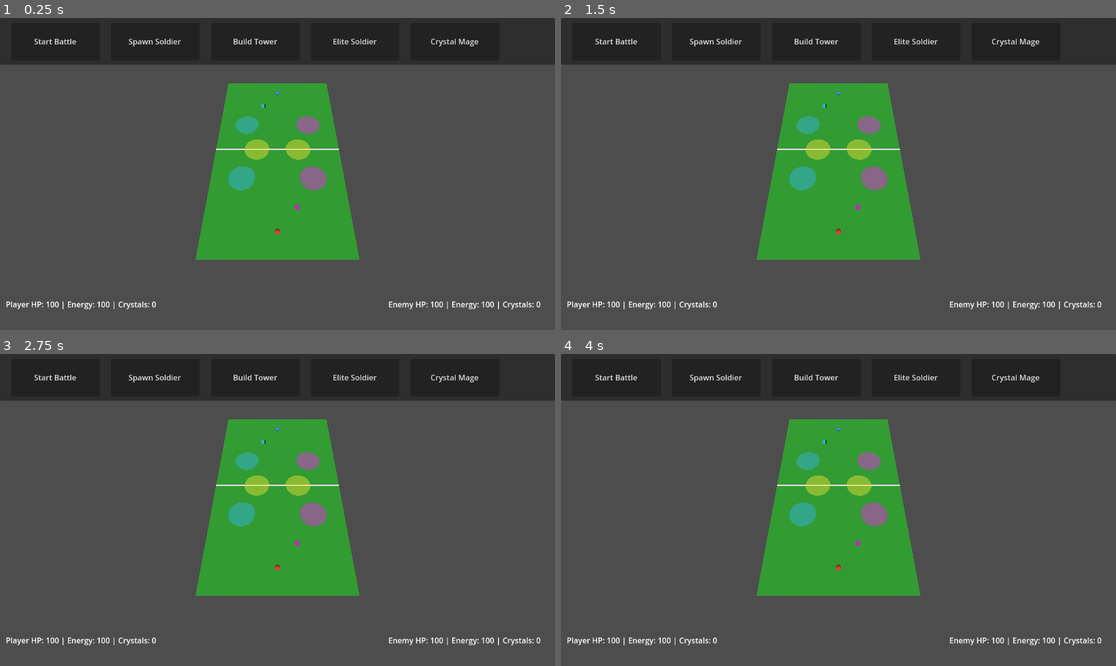
Above: before the commit, frames 1-4 (two rows, left to right).
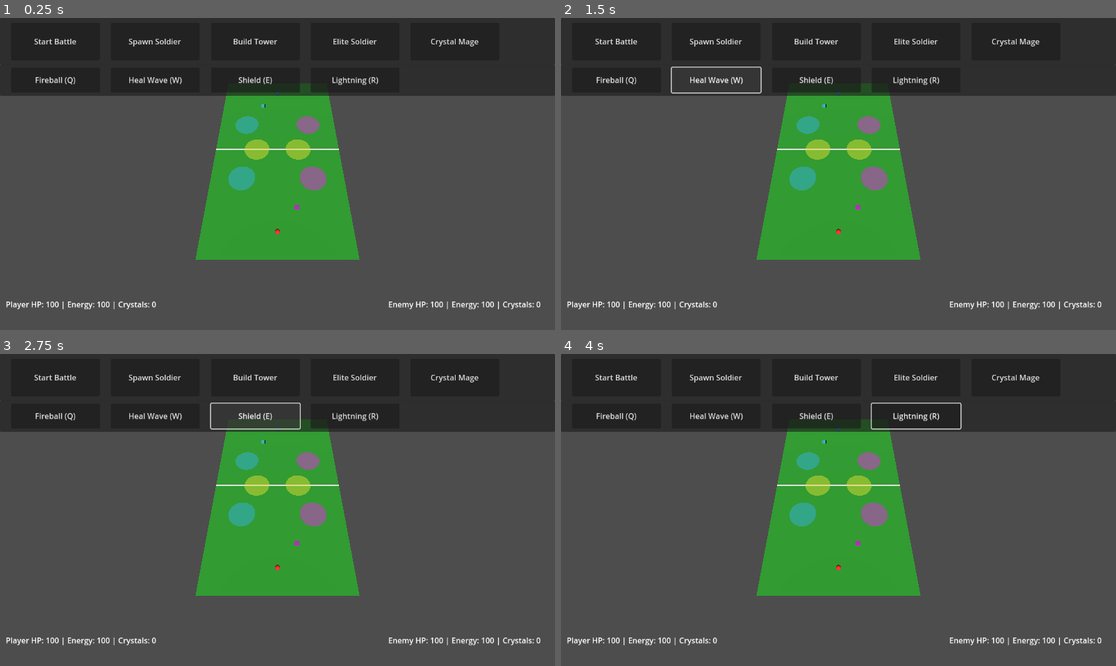
Above: after the commit, the same moments.

Repository: Incube700/Terrion
Game: Godot game, scene res://scenes/Battle.tscn
The game is run twice, just before and just after one commit, with the same random seed, the same clock (stepped at 60 frames per second) and the same inputs.
Inputs (mouse positions are in pixels of both pictures, inside the frame that each line leads up to):
- Up to frame 1 (0.25 s): no input
- Up to frame 2 (1.5 s): click (616, 80) at 0.5 s, where only the run after the commit has a clickable "Fireball (Q)"; click (716, 80) at 1.25 s, where only the run after the commit has a clickable "Heal Wave (W)"
- Up to frame 3 (2.75 s): click (255, 416) at 2 s, where only the run after the commit has a clickable "Shield (E)"
- Up to frame 4 (4 s): click (916, 416) at 2.75 s, where only the run after the commit has a clickable "Lightning (R)"; click "Start Battle" at 3.5 s

The runs differ from the first frame. In frame 1, 9.7% of the frame differs, in the area x 0-100%, y 15-25%; in frame 2, 8.5%; in frame 3, 8.9%; in frame 4, 9.7%.

Commit message:
✨ Добавлена система магических способностей!
🔮 Новые возможности:
- 5 уникальных способностей: Fireball, Heal Wave, Shield Barrier, Lightning Storm, Teleport Strike
- Кнопки в UI для быстрого использования способностей
- Горячие клавиши Q/W/E/R для способностей
- Правый клик мыши для Fireball
- Визуальные эффекты для всех способностей

🤖 Умный AI:
- AI анализирует ситуацию и использует способности
- Различные стратегии использования (атака/защита/поддержка)
- Адаптивное поведение в зависимости от сложности
- Умное позиционирование способностей

⚡ Механики:
- Система кулдаунов для способностей
- Стоимость в энергии и кристаллах
- АОЕ урон и лечение
- Временные эффекты (молниевая буря, щиты)

🎮 Геймплей:
- Правый клик для Fireball
- Q - Fireball, W - Heal Wave, E - Shield, R - Lightning
- Тактическое планирование ресурсов

Diff:
--- a/scenes/Battle.tscn
+++ b/scenes/Battle.tscn
@@ -4,7 +4,7 @@
 [ext_resource type="PackedScene" uid="uid://dtc7liy2o51dv" path="res://scenes/BattleUI.tscn" id="2"]
 
 [sub_resource type="NavigationMesh" id="NavigationMesh_1"]
-vertices = PackedFloat32Array(-15, 0.5, -25, 15, 0.5, -25, 15, 0.5, 25, -15, 0.5, 25)
+vertices = PackedVector3Array(0, 0, 0, 0, 0, 0, 0, 0, 0, 0, 0, 0, 0, 0, 0, 0, 0, 0, 0, 0, 0, 0, 0, 0, 0, 0, 0, 0, 0, 0, 0, 0, 0, 0, 0, 0)
 polygons = [PackedInt32Array(0, 1, 2, 3)]
 
 [sub_resource type="PlaneMesh" id="PlaneMesh_1"]
--- a/scenes/BattleUI.tscn
+++ b/scenes/BattleUI.tscn
@@ -71,3 +71,42 @@
 anchors_preset = 15
 anchor_top = 0.0
 grow_vertical = 2
+
+[node name="AbilityPanel" type="Panel" parent="."]
+anchors_preset = -1
+anchor_left = 0.0
+anchor_top = 0.15
+anchor_right = 1.0
+anchor_bottom = 0.25
+
+[node name="FireballButton" type="Button" parent="AbilityPanel"]
+layout_mode = 0
+anchor_left = 0.02
+anchor_top = 0.1
+anchor_right = 0.18
+anchor_bottom = 0.9
+text = "Fireball (Q)"
+
+[node name="HealButton" type="Button" parent="AbilityPanel"]
+layout_mode = 0
+anchor_left = 0.2
+anchor_top = 0.1
+anchor_right = 0.36
+anchor_bottom = 0.9
+text = "Heal Wave (W)"
+
+[node name="ShieldButton" type="Button" parent="AbilityPanel"]
+layout_mode = 0
+anchor_left = 0.38
+anchor_top = 0.1
+anchor_right = 0.54
+anchor_bottom = 0.9
+text = "Shield (E)"
+
+[node name="LightningButton" type="Button" parent="AbilityPanel"]
+layout_mode = 0
+anchor_left = 0.56
+anchor_top = 0.1
+anchor_right = 0.72
+anchor_bottom = 0.9
+text = "Lightning (R)"
--- /dev/null
+++ b/scripts/AbilitySystem.gd
@@ -0,0 +1,320 @@
+extends Node
+class_name AbilitySystem
+
+# Система специальных способностей - магические заклинания и тактические умения
+
+signal ability_used(ability_name, position, caster_team)
+signal ability_cooldown_finished(ability_name)
+
+var battle_manager = null
+var active_abilities: Dictionary = {}
+var ability_cooldowns: Dictionary = {}
+
+# Типы способностей
+enum AbilityType {
+	OFFENSIVE,    # Атакующие способности
+	DEFENSIVE,    # Защитные способности
+	SUPPORT,      # Поддерживающие способности
+	UTILITY       # Утилитарные способности
+}
+
+# Данные способностей
+var abilities_data = {
+	"fireball": {
+		"name": "Fireball",
+		"type": AbilityType.OFFENSIVE,
+		"energy_cost": 40,
+		"crystal_cost": 15,
+		"cooldown": 8.0,
+		"damage": 80,
+		"radius": 4.0,
+		"description": "Огненный шар наносит урон по площади"
+	},
+	"heal_wave": {
+		"name": "Healing Wave",
+		"type": AbilityType.SUPPORT,
+		"energy_cost": 30,
+		"crystal_cost": 10,
+		"cooldown": 12.0,
+		"heal_amount": 60,
+		"radius": 5.0,
+		"description": "Лечит дружественные юниты в радиусе"
+	},
+	"shield_barrier": {
+		"name": "Shield Barrier",
+		"type": AbilityType.DEFENSIVE,
+		"energy_cost": 50,
+		"crystal_cost": 20,
+		"cooldown": 15.0,
+		"duration": 10.0,
+		"shield_amount": 100,
+		"radius": 3.0,
+		"description": "Создает защитный барьер"
+	},
+	"lightning_storm": {
+		"name": "Lightning Storm",
+		"type": AbilityType.OFFENSIVE,
+		"energy_cost": 60,
+		"crystal_cost": 25,
+		"cooldown": 20.0,
+		"damage": 50,
+		"radius": 6.0,
+		"duration": 5.0,
+		"description": "Молниевая буря поражает врагов"
+	},
+	"teleport_strike": {
+		"name": "Teleport Strike",
+		"type": AbilityType.UTILITY,
+		"energy_cost": 35,
+		"crystal_cost": 15,
+		"cooldown": 10.0,
+		"damage": 120,
+		"description": "Телепортирует юнита к цели с уроном"
+	}
+}
+
+func _ready():
+	# Инициализируем кулдауны
+	for ability_key in abilities_data.keys():
+		ability_cooldowns[ability_key] = 0.0
+
+func _process(delta):
+	# Обновляем кулдауны
+	update_cooldowns(delta)
+
+func update_cooldowns(delta: float):
+	for ability_key in ability_cooldowns.keys():
+		if ability_cooldowns[ability_key] > 0:
+			ability_cooldowns[ability_key] -= delta
+			if ability_cooldowns[ability_key] <= 0:
+				ability_cooldowns[ability_key] = 0.0
+				ability_cooldown_finished.emit(ability_key)
+
+func can_use_ability(team: String, ability_key: String) -> bool:
+	if not abilities_data.has(ability_key):
+		return false
+
+	var ability = abilities_data[ability_key]
+
+	# Проверяем кулдаун
+	if ability_cooldowns[ability_key] > 0:
+		return false
+
+	# Проверяем ресурсы
+	if team == "player":
+		return (battle_manager.player_energy >= ability.energy_cost and
+		        battle_manager.player_crystals >= ability.crystal_cost)
+	else:
+		return (battle_manager.enemy_energy >= ability.energy_cost and
+		        battle_manager.enemy_crystals >= ability.crystal_cost)
+
+func use_ability(team: String, ability_key: String, target_position: Vector3) -> bool:
+	if not can_use_ability(team, ability_key):
+		print("❌ Нельзя использовать способность: ", ability_key)
+		return false
+
+	var ability = abilities_data[ability_key]
+
+	# Снимаем ресурсы
+	if team == "player":
+		battle_manager.player_energy -= ability.energy_cost
+		battle_manager.player_crystals -= ability.crystal_cost
+	else:
+		battle_manager.enemy_energy -= ability.energy_cost
+		battle_manager.enemy_crystals -= ability.crystal_cost
+
+	# Запускаем кулдаун
+	ability_cooldowns[ability_key] = ability.cooldown
+
+	# Выполняем способность
+	execute_ability(team, ability_key, target_position)
+
+	ability_used.emit(ability_key, target_position, team)
+	print("✨ ", team, " использует ", ability.name, " в позиции ", target_position)
+
+	return true
+
+func execute_ability(team: String, ability_key: String, position: Vector3):
+	var ability = abilities_data[ability_key]
+
+	match ability_key:
+		"fireball":
+			cast_fireball(team, position, ability)
+		"heal_wave":
+			cast_heal_wave(team, position, ability)
+		"shield_barrier":
+			cast_shield_barrier(team, position, ability)
+		"lightning_storm":
+			cast_lightning_storm(team, position, ability)
+		"teleport_strike":
+			cast_teleport_strike(team, position, ability)
+
+func cast_fireball(team: String, position: Vector3, ability: Dictionary):
+	# Создаем визуальный эффект
+	create_explosion_effect(position, ability.radius, Color.ORANGE)
+
+	# Наносим урон всем вражеским юнитам в радиусе
+	var enemy_team = "enemy" if team == "player" else "player"
+	var units = get_tree().get_nodes_in_group("units")
+
+	for unit in units:
+		if unit.team == enemy_team:
+			var distance = unit.global_position.distance_to(position)
+			if distance <= ability.radius:
+				var damage = ability.damage
+				# Урон уменьшается с расстоянием
+				var damage_multiplier = 1.0 - (distance / ability.radius) * 0.5
+				damage = int(damage * damage_multiplier)
+				unit.take_damage(damage)
+				print("🔥 Fireball наносит ", damage, " урона ", unit.team, " ", unit.unit_type)
+
+func cast_heal_wave(team: String, position: Vector3, ability: Dictionary):
+	# Создаем визуальный эффект
+	create_healing_effect(position, ability.radius, Color.GREEN)
+
+	# Лечим дружественные юниты в радиусе
+	var units = get_tree().get_nodes_in_group("units")
+
+	for unit in units:
+		if unit.team == team:
+			var distance = unit.global_position.distance_to(position)
+			if distance <= ability.radius:
+				var heal = ability.heal_amount
+				unit.health = min(unit.health + heal, unit.max_health)
+				unit.update_health_display()
+				print("💚 Heal Wave лечит ", unit.team, " ", unit.unit_type, " на ", heal, " HP")
+
+func cast_shield_barrier(team: String, position: Vector3, ability: Dictionary):
+	# Создаем защитный барьер
+	create_shield_effect(position, ability.radius, Color.CYAN)
+
+	# Добавляем временную защиту юнитам
+	var units = get_tree().get_nodes_in_group("units")
+
+	for unit in units:
+		if unit.team == team:
+			var distance = unit.global_position.distance_to(position)
+			if distance <= ability.radius:
+				# Добавляем временный щит (можно расширить Unit.gd для поддержки щитов)
+				unit.health += ability.shield_amount
+				print("🛡️ Shield Barrier защищает ", unit.team, " ", unit.unit_type)
+
+func cast_lightning_storm(team: String, position: Vector3, ability: Dictionary):
+	# Создаем эффект молниевой бури
+	create_lightning_effect(position, ability.radius, Color.YELLOW)
+
+	# Создаем таймер для периодического урона
+	var storm_timer = Timer.new()
+	storm_timer.wait_time = 1.0
+	storm_timer.autostart = true
+	add_child(storm_timer)
+
+	var ticks_remaining = int(ability.duration)
+	var enemy_team = "enemy" if team == "player" else "player"
+
+	storm_timer.timeout.connect(func():
+		ticks_remaining -= 1
+
+		# Наносим урон каждую секунду
+		var units = get_tree().get_nodes_in_group("units")
+		for unit in units:
+			if unit.team == enemy_team:
+				var distance = unit.global_position.distance_to(position)
+				if distance <= ability.radius:
+					unit.take_damage(ability.damage)
+					print("⚡ Lightning Storm поражает ", unit.team, " ", unit.unit_type)
+
+		if ticks_remaining <= 0:
+			storm_timer.queue_free()
+	)
+
+func cast_teleport_strike(team: String, position: Vector3, ability: Dictionary):
+	# Находим ближайшего дружественного юнита для телепортации
+	var units = get_tree().get_nodes_in_group("units")
+	var closest_unit = null
+	var closest_distance = 999999.0
+
+	for unit in units:
+		if unit.team == team:
+			var distance = unit.global_position.distance_to(position)
+			if distance < closest_distance:
+				closest_unit = unit
+				closest_distance = distance
+
+	if closest_unit:
+		# Телепортируем юнита
+		closest_unit.global_position = position
+
+		# Наносим урон ближайшему врагу
+		var enemy_team = "enemy" if team == "player" else "player"
+		var target = find_closest_enemy(position, enemy_team, 3.0)
+
+		if target:
+			target.take_damage(ability.damage)
+			print("🌀 Teleport Strike телепортирует ", closest_unit.team, " ", closest_unit.unit_type, " и наносит ", ability.damage, " урона")
+
+func find_closest_enemy(position: Vector3, enemy_team: String, max_range: float):
+	var units = get_tree().get_nodes_in_group("units")
+	var closest_enemy = null
+	var closest_distance = max_range
+
+	for unit in units:
+		if unit.team == enemy_team:
+			var distance = unit.global_position.distance_to(position)
+			if distance < closest_distance:
+				closest_enemy = unit
+				closest_distance = distance
+
+	return closest_enemy
+
+# Визуальные эффекты (упрощенные)
+func create_explosion_effect(position: Vector3, radius: float, color: Color):
+	create_visual_effect(position, radius, color, 1.0)
+
+func create_healing_effect(position: Vector3, radius: float, color: Color):
+	create_visual_effect(position, radius, color, 2.0)
+
+func create_shield_effect(position: Vector3, radius: float, color: Color):
+	create_visual_effect(position, radius, color, 3.0)
+
+func create_lightning_effect(position: Vector3, radius: float, color: Color):
+	create_visual_effect(position, radius, color, 0.5)
+
+func create_visual_effect(position: Vector3, radius: float, color: Color, duration: float):
+	# Создаем временный визуальный эффект
+	var effect = MeshInstance3D.new()
+	var sphere = SphereMesh.new()
+	sphere.radius = radius
+	sphere.height = radius * 2
+	effect.mesh = sphere
+	effect.position = position + Vector3(0, 1, 0)  # Поднимаем над землей
+
+	var material = StandardMaterial3D.new()
+	material.albedo_color = color
+	material.flags_transparent = true
+	material.albedo_color.a = 0.6
+	effect.set_surface_override_material(0, material)
+
+	get_parent().add_child(effect)
+
+	# Удаляем эффект через время
+	var timer = Timer.new()
+	timer.wait_time = duration
+	timer.one_shot = true
+	timer.timeout.connect(func(): effect.queue_free())
+	effect.add_child(timer)
+	timer.start()
+
+func get_ability_info(ability_key: String) -> Dictionary:
+	if abilities_data.has(ability_key):
+		var info = abilities_data[ability_key].duplicate()
+		info["cooldown_remaining"] = ability_cooldowns.get(ability_key, 0.0)
+		return info
+	return {}
+
+func get_available_abilities(team: String) -> Array:
+	var available = []
+	for ability_key in abilities_data.keys():
+		if can_use_ability(team, ability_key):
+			available.append(ability_key)
+	return available
--- a/scripts/BattleManager.gd
+++ b/scripts/BattleManager.gd
@@ -44,6 +44,9 @@
 
 # Система территорий
 var territory_system: TerritorySystem = null
+
+# Система способностей
+var ability_system: AbilitySystem = null
 
 func _ready():
 	print("🎮 BattleManager инициализация...")
@@ -60,6 +63,7 @@
 		battle_ui.build_tower.connect(_on_build_tower)
 		battle_ui.spawn_elite_soldier.connect(_on_spawn_elite_soldier)
 		battle_ui.spawn_crystal_mage.connect(_on_spawn_crystal_mage)
+		battle_ui.use_ability.connect(_on_use_ability)
 		print("🔗 UI сигналы подключены")
 	else:
 		print("❌ BattleUI не найден!")
@@ -115,6 +119,9 @@
 	# Инициализация системы территорий
 	init_territory_system()
 
+	# Инициализация системы способностей
+	init_ability_system()
+
 	# Не запускаем бой сразу — ждём нажатия Start Battle
 	battle_started = false
 	update_ui()
@@ -135,6 +142,13 @@
 	territory_system.battle_manager = self
 	add_child(territory_system)
 	print("🏰 Система территорий инициализирована")
+
+func init_ability_system():
+	# Создаем систему способностей
+	ability_system = AbilitySystem.new()
+	ability_system.battle_manager = self
+	add_child(ability_system)
+	print("✨ Система способностей инициализирована")
 
 func create_cores_and_spawners():
 	# Удаляем старые ядра, если есть
@@ -309,11 +323,42 @@
 					player_energy -= 30
 					update_ui()
 
+	# Правый клик для способностей
+	if event is InputEventMouseButton and event.button_index == MOUSE_BUTTON_RIGHT and event.pressed:
+		if battle_started and ability_system:
+			var pos = get_mouse_map_position(event.position)
+			# Используем огненный шар как базовую способность
+			if ability_system.can_use_ability("player", "fireball"):
+				ability_system.use_ability("player", "fireball", pos)
+				update_ui()
+			else:
+				print("❌ Нельзя использовать Fireball")
+
 	# Запуск игры по клавише SPACE, если UI не работает
 	if event is InputEventKey and event.pressed:
 		if event.keycode == KEY_SPACE and not battle_started:
 			print("🚀 Запуск игры по клавише SPACE")
 			_on_start_battle()
+		# Горячие клавиши для способностей
+		elif battle_started and ability_system:
+			var pos = get_mouse_world_position()
+			match event.keycode:
+				KEY_Q:  # Fireball
+					if ability_system.can_use_ability("player", "fireball"):
+						ability_system.use_ability("player", "fireball", pos)
+						update_ui()
+				KEY_W:  # Heal Wave
+					if ability_system.can_use_ability("player", "heal_wave"):
+						ability_system.use_ability("player", "heal_wave", pos)
+						update_ui()
+				KEY_E:  # Shield Barrier
+					if ability_system.can_use_ability("player", "shield_barrier"):
+						ability_system.use_ability("player", "shield_barrier", pos)
+						update_ui()
+				KEY_R:  # Lightning Storm
+					if ability_system.can_use_ability("player", "lightning_storm"):
+						ability_system.use_ability("player", "lightning_storm", pos)
+						update_ui()
 
 func get_mouse_map_position(screen_pos):
 	var camera = get_viewport().get_camera_3d()
@@ -327,6 +372,10 @@
 	if result and result.has("position"):
 		return result.position
 	return Vector3.ZERO
+
+func get_mouse_world_position() -> Vector3:
+	var mouse_pos = get_viewport().get_mouse_position()
+	return get_mouse_map_position(mouse_pos)
 
 func is_valid_build_position(pos: Vector3) -> bool:
 	var map_width = 30.0
@@ -567,6 +616,11 @@
 			spawn_enemy_unit_at_position(decision.unit_type, decision.position)
 		"build":
 			build_enemy_structure_at_position(decision.structure_type, decision.position)
+		"ability":
+			if ability_system and ability_system.can_use_ability("enemy", decision.ability_type):
+				ability_system.use_ability("enemy", decision.ability_type, decision.position)
+				update_ui()
+				print("🤖 AI использует способность: ", decision.ability_type)
 		"none":
 			print("AI врага: нет стратегических действий (приоритет: ", decision.priority, ")")
 
@@ -746,6 +800,14 @@
 		spawn_unit_at_pos("player", spawn_pos, "crystal_mage")
 		update_ui()
 
+func _on_use_ability(ability_name: String, position: Vector3):
+	print("Кнопка способности ", ability_name, " нажата!")
+	if battle_started and ability_system and ability_system.can_use_ability("player", ability_name):
+		ability_system.use_ability("player", ability_name, position)
+		update_ui()
+	else:
+		print("❌ Нельзя использовать ", ability_name)
+
 
 
 func can_spawn_unit(team, unit_type):
--- a/scripts/BattleUI.gd
+++ b/scripts/BattleUI.gd
@@ -7,6 +7,7 @@
 signal spawn_crystal_mage
 signal spawn_unit_drag(unit_type, screen_pos)
 signal build_structure_drag(screen_pos)
+signal use_ability(ability_name, position)
 
 var drag_type = ""
 var is_dragging = false
@@ -20,6 +21,12 @@
 	$Panel/BuildTowerButton.pressed.connect(_on_build_tower_button_pressed)
 	$Panel/EliteSoldierButton.pressed.connect(_on_elite_soldier_button_pressed)
 	$Panel/CrystalMageButton.pressed.connect(_on_crystal_mage_button_pressed)
+
+	# Подключаем кнопки способностей
+	$AbilityPanel/FireballButton.pressed.connect(_on_fireball_button_pressed)
+	$AbilityPanel/HealButton.pressed.connect(_on_heal_button_pressed)
+	$AbilityPanel/ShieldButton.pressed.connect(_on_shield_button_pressed)
+	$AbilityPanel/LightningButton.pressed.connect(_on_lightning_button_pressed)
 
 	# Подключаем drag&drop для кнопок
 	$Panel/SpawnSoldierButton.gui_input.connect(_on_spawn_button_input)
@@ -47,6 +54,22 @@
 func _on_crystal_mage_button_pressed():
 	# Спавн кристального мага
 	spawn_crystal_mage.emit()
+
+func _on_fireball_button_pressed():
+	# Используем огненный шар в центре поля
+	use_ability.emit("fireball", Vector3(0, 0, 0))
+
+func _on_heal_button_pressed():
+	# Используем лечение в центре поля
+	use_ability.emit("heal_wave", Vector3(0, 0, -10))
+
+func _on_shield_button_pressed():
+	# Используем щит в центре поля
+	use_ability.emit("shield_barrier", Vector3(0, 0, -10))
+
+func _on_lightning_button_pressed():
+	# Используем молниевую бурю в центре поля
+	use_ability.emit("lightning_storm", Vector3(0, 0, 0))
 
 func _on_spawn_button_input(event):
 	if event is InputEventMouseButton and event.button_index == MOUSE_BUTTON_LEFT:
--- a/scripts/EnemyAI.gd
+++ b/scripts/EnemyAI.gd
@@ -197,15 +197,19 @@
 		return decision
 
 	var enemy_energy = battle_manager.enemy_energy
+	var enemy_crystals = battle_manager.enemy_crystals
 	var threat = battlefield_analysis.get("threat_level", 0.5)
 	var control = battlefield_analysis.get("battlefield_control", 0.5)
 
 	# Принимаем решение на основе приоритетов и ситуации
+	var ability_decision = consider_ability_use(enemy_energy, enemy_crystals, threat, control)
 	var spawn_decision = consider_unit_spawn(enemy_energy, threat, control)
 	var build_decision = consider_building(enemy_energy, threat, control)
 
 	# Выбираем решение с наивысшим приоритетом
-	if spawn_decision.priority > build_decision.priority:
+	if ability_decision.priority > spawn_decision.priority and ability_decision.priority > build_decision.priority:
+		return ability_decision
+	elif spawn_decision.priority > build_decision.priority:
 		return spawn_decision
 	elif build_decision.priority > 0:
 		return build_decision
@@ -337,6 +341,130 @@
 		_:
 			return Vector3(randf_range(-6.0, 6.0), 0, randf_range(5.0, 10.0))
 
+func consider_ability_use(energy: int, crystals: int, threat: float, control: float) -> Dictionary:
+	var decision = {"action": "none", "ability_type": "", "priority": 0, "position": Vector3.ZERO}
+
+	if not battle_manager or not battle_manager.ability_system:
+		return decision
+
+	var ability_system = battle_manager.ability_system
+
+	# Рассматриваем различные способности
+	var abilities_to_consider = ["fireball", "heal_wave", "shield_barrier", "lightning_storm"]
+
+	for ability_key in abilities_to_consider:
+		if ability_system.can_use_ability("enemy", ability_key):
+			var priority = calculate_ability_priority(ability_key, threat, control)
+			if priority > decision.priority:
+				decision.action = "ability"
+				decision.ability_type = ability_key
+				decision.priority = priority
+				decision.position = get_ability_target_position(ability_key)
+
+	return decision
+
+func calculate_ability_priority(ability_key: String, threat: float, control: float) -> int:
+	var base_priority = 0
+	var player_units = battlefield_analysis.get("player_units", {})
+	var enemy_units = battlefield_analysis.get("enemy_units", {})
+
+	match ability_key:
+		"fireball":
+			# Используем огненный шар против скоплений врагов
+			base_priority = 40
+			if player_units.get("total", 0) >= 3:
+				base_priority += 30
+			if threat > 0.6:
+				base_priority += 20
+
+		"heal_wave":
+			# Лечим когда наши юниты повреждены
+			base_priority = 25
+			if enemy_units.get("total", 0) >= 2:
+				base_priority += 35
+			if current_strategy == "defensive":
+				base_priority += 15
+
+		"shield_barrier":
+			# Щит при высокой угрозе
+			base_priority = 30
+			if threat > 0.7:
+				base_priority += 40
+			if current_strategy == "defensive":
+				base_priority += 20
+
+		"lightning_storm":
+			# Молниевая буря для контроля территории
+			base_priority = 35
+			if control < 0.4:  # Если мы проигрываем контроль
+				base_priority += 25
+			if player_units.get("total", 0) >= 4:
+				base_priority += 30
+
+	# Модификаторы сложности
+	match difficulty:
+		"easy":
+			base_priority = int(base_priority * 0.6)
+		"hard":
+			base_priority = int(base_priority * 1.3)
+
+	return base_priority
+
+func get_ability_target_position(ability_key: String) -> Vector3:
+	# Выбираем оптимальную позицию для использования способности
+	match ability_key:
+		"fireball", "lightning_storm":
+			# Атакующие способности - целимся в скопления врагов
+			return find_enemy_cluster_position()
+
+		"heal_wave", "shield_barrier":
+			# Поддерживающие способности - используем на наших юнитах
+			return find_friendly_cluster_position()
+
+		_:
+			# По умолчанию - центр поля
+			return Vector3(0, 0, 0)
+
+func find_enemy_cluster_position() -> Vector3:
+	# Ищем позицию с наибольшим скоплением вражеских юнитов
+	var units = get_tree().get_nodes_in_group("units")
+	var player_units = []
+
+	for unit in units:
+		if unit.team == "player":
+			player_units.append(unit.global_position)
+
+	if player_units.is_empty():
+		return Vector3(0, 0, -10)  # Атакуем в сторону игрока
+
+	# Находим центр массы вражеских юнитов
+	var center = Vector3.ZERO
+	for pos in player_units:
+		center += pos
+	center /= player_units.size()
+
+	return center
+
+func find_friendly_cluster_position() -> Vector3:
+	# Ищем позицию с наибольшим скоплением наших юнитов
+	var units = get_tree().get_nodes_in_group("units")
+	var enemy_units = []
+
+	for unit in units:
+		if unit.team == "enemy":
+			enemy_units.append(unit.global_position)
+
+	if enemy_units.is_empty():
+		return Vector3(0, 0, 10)  # Используем рядом с нашей базой
+
+	# Находим центр массы наших юнитов
+	var center = Vector3.ZERO
+	for pos in enemy_units:
+		center += pos
+	center /= enemy_units.size()
+
+	return center
+
 func get_strategy_info() -> Dictionary:
 	return {
 		"current_strategy": current_strategy,
Not shown, added: scripts/TerritorySystem.gd.uid
